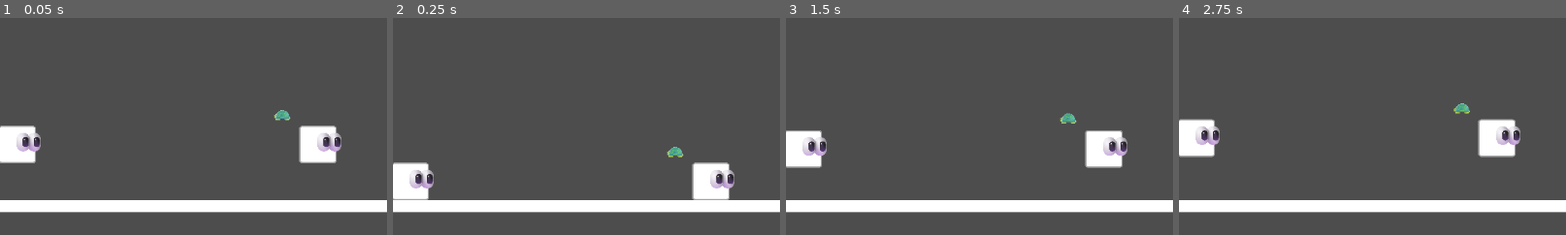
Above: before the commit, frames 1-4 (left to right).
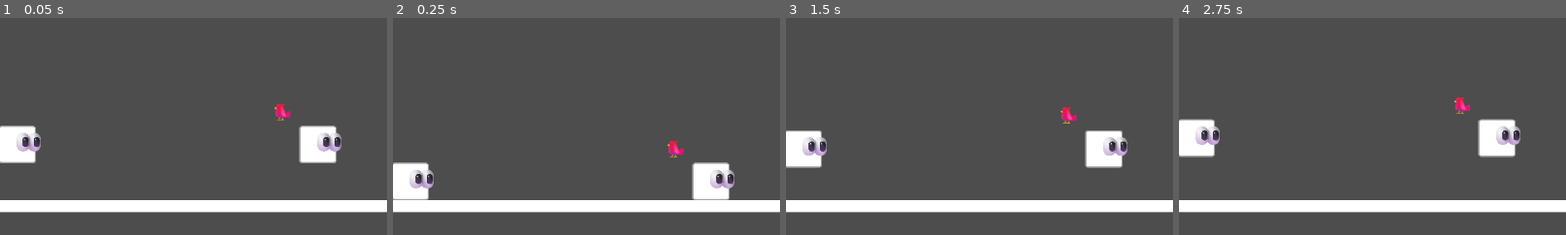
Above: after the commit, the same moments.

Repository: oixel/SCFG
Game: Godot game, scene res://main.tscn
Two runs of this game, one before a commit and one after it. Both use one fixed random seed, a clock stepped at 60 frames per second and the inputs below.
Inputs:
- Up to frame 1 (0.05 s): no input
- Up to frame 2 (0.25 s): no input
- Up to frame 3 (1.5 s): tap Enter at 0.5 s; hold R 0.53-1.28 s; tap Space at 1.25 s; tap R at 1.35 s
- Up to frame 4 (2.75 s): tap Enter at 2 s; hold R from 2.03 s (still down)
The pictures show only the part of the screen within x 28-78%, y 44-94%; the shares and areas given below are measured in that part.

The runs differ from the first frame. In frame 1, 0.2% of the frame differs, in the area x 70-76%, y 39-48%; in frame 2, 0.2%; in frame 3, 0.2%; in frame 4, 0.2%.

Commit message:
Implement gliding for bird totem!

Diff:
--- a/Scenes/Player/totem.tscn
+++ b/Scenes/Player/totem.tscn
@@ -1,14 +1,14 @@
 [gd_scene load_steps=4 format=3 uid="uid://b3hlox5u82bkf"]
 
-[ext_resource type="Script" path="res://Scripts/Player/Totems/Totem.gd" id="1_8gime"]
+[ext_resource type="Script" path="res://Scripts/Totems/Totem.gd" id="1_8vnsm"]
 [ext_resource type="Texture2D" uid="uid://ccc17hx4yeap7" path="res://Sprites/Totems/Bird.png" id="2_pjj6j"]
 
 [sub_resource type="CircleShape2D" id="CircleShape2D_qvbe6"]
 
 [node name="P#_Totem" type="CharacterBody2D"]
 position = Vector2(294, 416)
-script = ExtResource("1_8gime")
-texture = ExtResource("2_pjj6j")
+script = ExtResource("1_8vnsm")
+totem_name = "Bird"
 
 [node name="TotemCollider" type="CollisionShape2D" parent="."]
 shape = SubResource("CircleShape2D_qvbe6")
--- a/Scripts/Player/Player.gd
+++ b/Scripts/Player/Player.gd
@@ -13,10 +13,11 @@
 @onready var collider = $Collider
 @onready var collider_start_scale = collider.scale.y
 
-const WEIGHT = 6
 const WALK_SPEED = 500.0
 const CROUCH_SPEED = 250.0
 const JUMP_STRENGTH = 12
+
+var weight = 6
 
 @onready var speed = WALK_SPEED
 
@@ -71,7 +72,7 @@
 func _physics_process(delta):
 	# Add the gravity.
 	if not is_on_floor():
-		velocity.y += gravity * WEIGHT * delta
+		velocity.y += gravity * weight * delta
 
 	# Handle jump.
 	if Input.is_action_just_pressed(p_string + "up") and is_on_floor():
--- /dev/null
+++ b/Scripts/Totems/Abilities/BASETOTEM.gd
@@ -0,0 +1,8 @@
+extends Node
+
+var player : CharacterBody2D
+var p_string : String
+
+func set_player(_player : CharacterBody2D):
+	player = _player
+	p_string = player.p_string
--- /dev/null
+++ b/Scripts/Totems/Abilities/Bird.gd
@@ -0,0 +1,43 @@
+extends Node
+
+var player : CharacterBody2D
+var normal_weight
+var glide_weight = 0.05
+var p_string : String
+
+var hold_time = 0
+var glide_time_min = 0.225
+
+var max_jumps : int = 3
+var jump_count : int = 0
+
+func set_player(_player : CharacterBody2D):
+	player = _player
+	p_string = player.p_string
+	normal_weight = player.weight
+
+func _physics_process(delta):
+	if (player.is_on_floor()):
+		# Resets jump counter when landing on ground
+		jump_count = 0
+
+		# Resets glide variable when landing on ground
+		hold_time = 0
+		player.weight = normal_weight
+	else:
+		# Updates time for glide button being held
+		if Input.is_action_pressed(p_string + "up"):
+			hold_time += delta
+
+		# Resets glide hold time if button is released
+		if Input.is_action_just_released(p_string + "up"):
+			hold_time = 0
+
+		# Changes player weight depending if glide button is being held
+		player.weight = glide_weight if hold_time >= glide_time_min else normal_weight
+
+		# Allows for multiple jumps
+		if (Input.is_action_just_pressed(p_string + "up")):
+			if (jump_count < max_jumps):
+				player.jump()
+				jump_count += 1
--- /dev/null
+++ b/Scripts/Totems/Abilities/Frog.gd
@@ -0,0 +1,8 @@
+extends Node
+
+var player : CharacterBody2D
+var p_string : String
+
+func set_player(_player : CharacterBody2D):
+	player = _player
+	p_string = player.p_string
--- /dev/null
+++ b/Scripts/Totems/Abilities/Octopus.gd
@@ -0,0 +1,8 @@
+extends Node
+
+var player : CharacterBody2D
+var p_string : String
+
+func set_player(_player : CharacterBody2D):
+	player = _player
+	p_string = player.p_string
--- /dev/null
+++ b/Scripts/Totems/Abilities/Turtle.gd
@@ -0,0 +1,8 @@
+extends Node
+
+var player : CharacterBody2D
+var p_string : String
+
+func set_player(_player : CharacterBody2D):
+	player = _player
+	p_string = player.p_string
--- a/Scripts/Player/Totems/Totem.gd
+++ b/Scripts/Totems/Totem.gd
@@ -1,19 +1,39 @@
 extends CharacterBody2D
 
 @export var player : Node
+
+@export_enum (
+	"Bird",
+	"Frog",
+	"Octopus",
+	"Turtle"
+	) var totem_name : String
+
 var totem_point : Node
-@export var texture : Texture
+var ability_handler
 
 var fly_speed = 300
 var velo = Vector2(0, 0)
 
+# Creates ability handler for totem's custom ability
+func set_ability():
+	$TotemSprite.texture = load("res://Sprites/Totems/" + totem_name + ".png")
+	ability_handler = Node2D.new()
+	ability_handler.name = "AbilityHandler"
+	ability_handler.set_script(load("res://Scripts/Totems/Abilities/" + totem_name + ".gd"))
+	ability_handler.set_player(player)
+	ability_handler.set_process(true)
+	ability_handler.set_physics_process(true)
+	add_child(ability_handler)
+
 # Intializes totem point and totem's sprite
 func _ready():
-	$TotemSprite.texture = texture
+	totem_name = totem_name.capitalize()
+	set_ability()
 	totem_point = player.get_totem_point()
 
 # Called every frame. 'delta' is the elapsed time since the previous frame.
-func _process(delta):
+func _process(_delta):
 	# If player hasn't died, move to its totem point
 	if is_instance_valid(totem_point):
 		var target_position = (totem_point.global_position - global_position).normalized()
@@ -25,4 +45,5 @@
 			velocity = target_position * fly_speed
 			move_and_slide()
 	else:  # Deletes totem when player is destroyed
+		ability_handler.queue_free()
 		queue_free()
--- a/SignalHandler.gd
+++ b/SignalHandler.gd
@@ -4,7 +4,7 @@
 signal alter_portrait(p_string : String, face_string : String)
 
 # FOR DEBUG PURPOSES ONLY
-func _physics_process(delta):
+func _physics_process(_delta):
 	# Resets scene when "R" is pressed
 	if (Input.is_key_pressed(KEY_R)):
 		get_tree().reload_current_scene()
--- a/main.tscn
+++ b/main.tscn
@@ -1,11 +1,10 @@
-[gd_scene load_steps=13 format=3 uid="uid://bn16p6wb5glst"]
+[gd_scene load_steps=12 format=3 uid="uid://bn16p6wb5glst"]
 
 [ext_resource type="PackedScene" uid="uid://sct80f1x0d1a" path="res://Scenes/Player/player.tscn" id="1_acsjv"]
 [ext_resource type="Script" path="res://SignalHandler.gd" id="1_r3egu"]
 [ext_resource type="Script" path="res://Scripts/Player/PortraitController.gd" id="2_cgmvm"]
 [ext_resource type="Script" path="res://Void.gd" id="3_0mvlk"]
 [ext_resource type="PackedScene" uid="uid://b3hlox5u82bkf" path="res://Scenes/Player/totem.tscn" id="3_jk62i"]
-[ext_resource type="Texture2D" uid="uid://crta8meh7hun7" path="res://Sprites/Totems/Turtle.png" id="4_0b34g"]
 [ext_resource type="Script" path="res://Scripts/Player/Portrait.gd" id="4_lascy"]
 [ext_resource type="Texture2D" uid="uid://one3ljjjt2a0" path="res://Sprites/Portrait/Faces/Idle.png" id="5_fl7k8"]
 
@@ -51,7 +50,6 @@
 [node name="P2_Totem" parent="." node_paths=PackedStringArray("player") instance=ExtResource("3_jk62i")]
 position = Vector2(745, 416)
 player = NodePath("../Player2")
-texture = ExtResource("4_0b34g")
 
 [node name="Environment" type="Node2D" parent="."]
 position = Vector2(587, 280)
Binary file added: Sprites/Totems/Frog.png
Not shown, added: Sprites/Totems/Frog.png.import
Binary file added: Sprites/Totems/Octopus.png
Not shown, added: Sprites/Totems/Octopus.png.import
